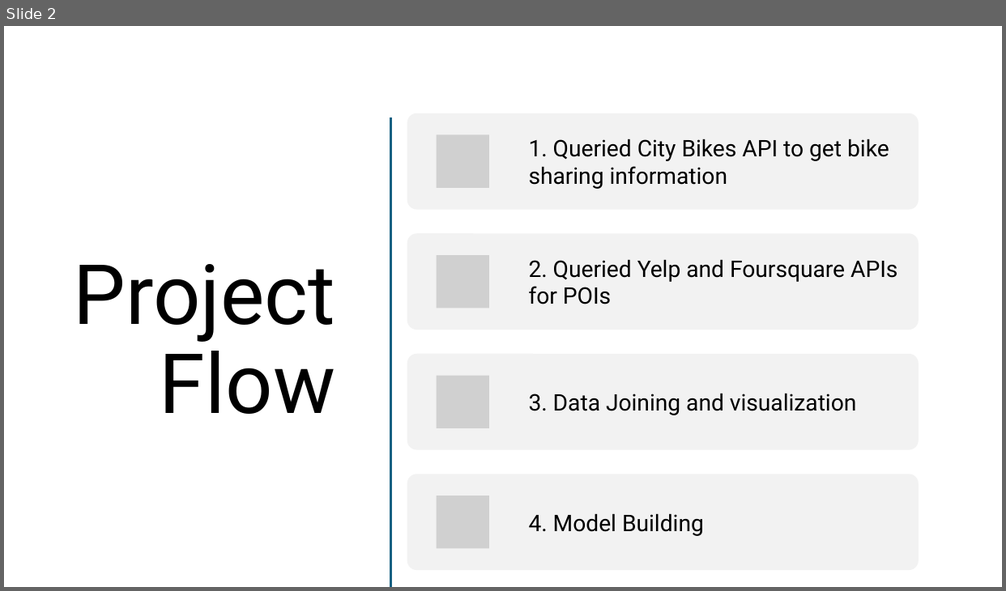
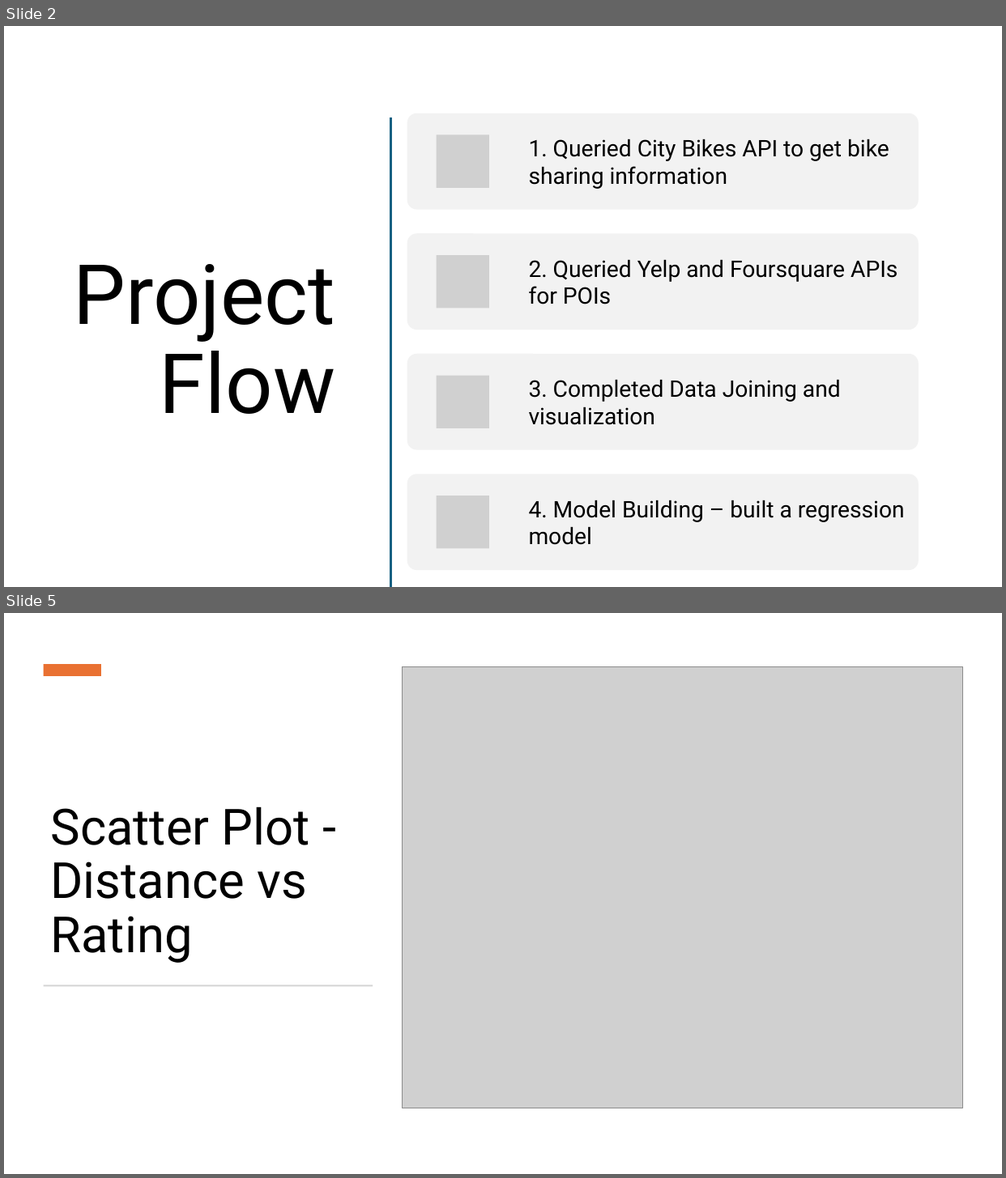
Before and after one commit to Goraw11/Statistical-Modelling-Project-Goraw11, a slide deck: Statistical Modelling with Python.pptx. Shown one above the other, each under a label of ours: slide 2 before the commit, slides 2 and 5 after it; the slides between them are not shown. The pictures are 1006x591 and 1006x1178 pixels, drawn with LibreOffice and Linux fonts; fonts in the diff are those of the drawing; grey boxes stand for pictures. Boxes give left, top, right and bottom in pixels: in the first picture for what was removed or moved away, otherwise in the second. Text is boxed around its words. In the diff, an @@ line names an element or a change of style, - is before the commit and + after.

```diff
--- a/Statistical Modelling with Python.pptx
+++ b/Statistical Modelling with Python.pptx
@@ slide 5 added at (4, 613, 1002, 1174), background #FFFFFF @@
@@ rectangle added at (44, 664, 101, 676), fill #E97132 @@
@@ picture added at (403, 667, 963, 1109) @@
@@ title added at (51, 807, 310, 963), 48 pt, text #000000 @@
+Scatter Plot - Distance vs Rating
@@ rectangle added at (44, 985, 373, 986), fill #D5D5D5 @@
@@ slide 2 changed as well @@
@@ text at (529, 379, 841, 425): text changed @@
-3. Data Joining and visualization
+3. Completed Data Joining and visualization
@@ text at (529, 500, 905, 545): text changed @@
-4. Model Building
+4. Model Building – built a regression model
```
Also in this commit, not shown: 1 other slide changed, 5 other slides added, 7 other files.
